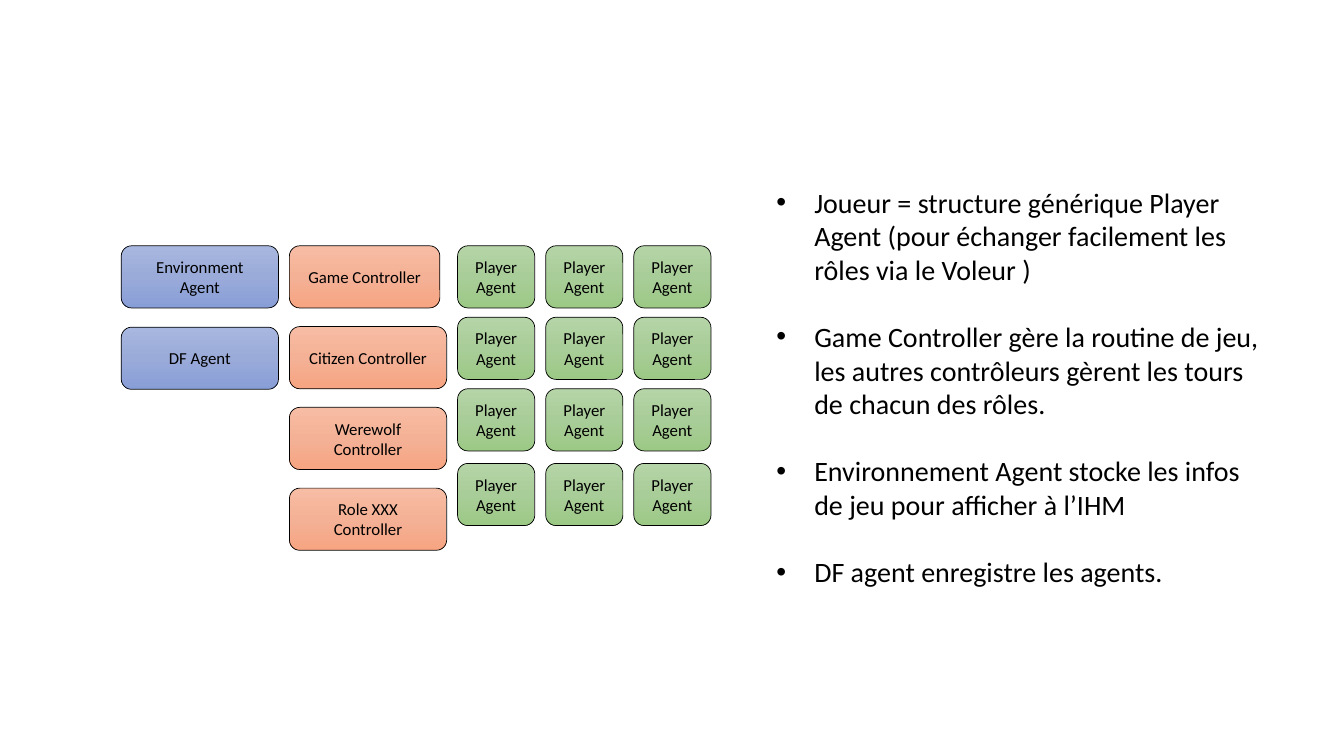
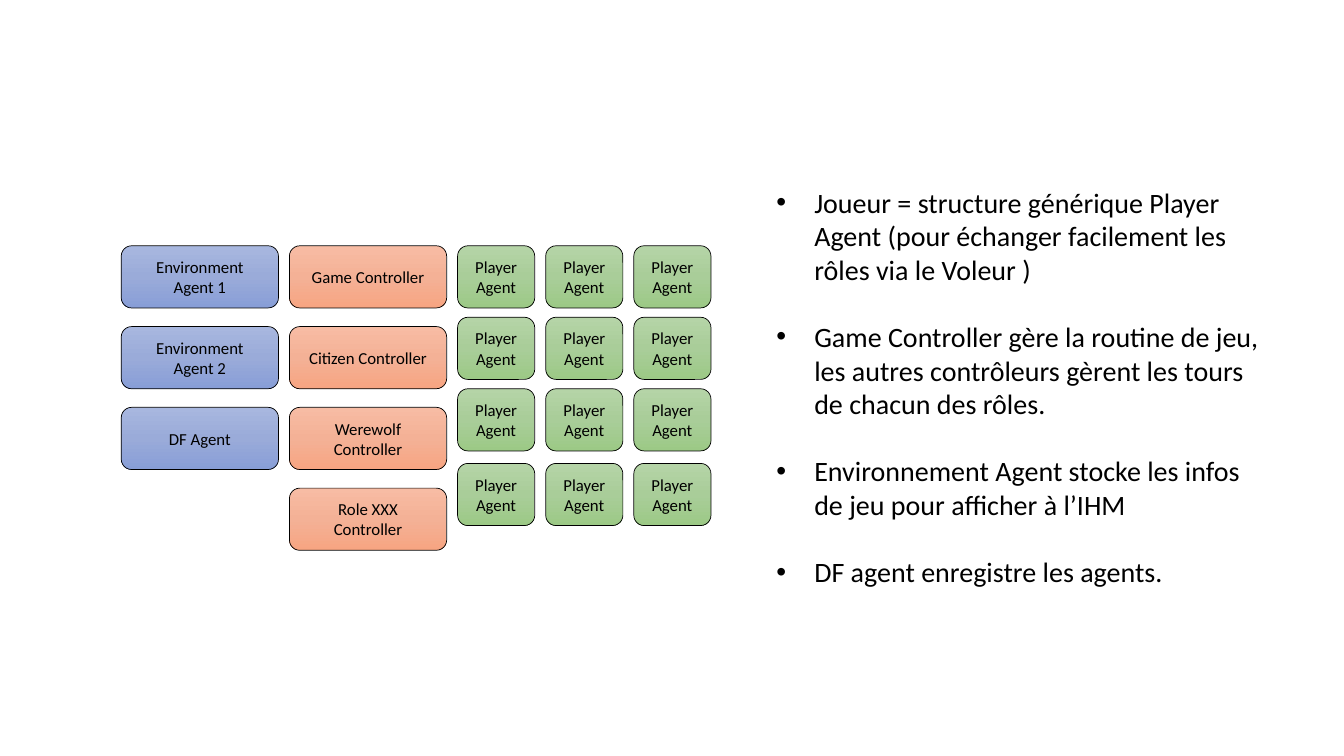
Before and after one commit to konamdav/Loup-Garou, a slide deck: slide 4 of README.pptx. Drawn at 1344x756 pixels with LibreOffice and Linux fonts; fonts in the diff are those of the drawing. Boxes give left, top, right and bottom in pixels: in the first picture for what was removed or moved away, otherwise in the second. Text is boxed around its words. In the diff, an @@ line names an element or a change of style, - is before the commit and + after.

```diff
--- a/README.pptx
+++ b/README.pptx
@@ text in rounded rectangle at <box>156,261,243,296</box>: text changed @@
-Environment Agent
+Environment Agent 1
@@ rounded rectangle "Game Controller": place and size @@
-rounded rectangle "Game Controller" at <box>289,246,440,309</box>
+rounded rectangle "Game Controller" at <box>289,246,447,309</box>
@@ rounded rectangle added at <box>121,327,278,389</box>, fill gradient #A8B7DF to #9AABD9 to #889ED7, outline #000000 0.5 pt, 12 pt, text #000000 @@
+Environment Agent 2
@@ rounded rectangle "DF Agent": place and size @@
-rounded rectangle "DF Agent" at <box>121,328,278,390</box>
+rounded rectangle "DF Agent" at <box>121,407,278,470</box>
```
Also in this commit, not shown: 8 other slides changed, 3 slides added.
